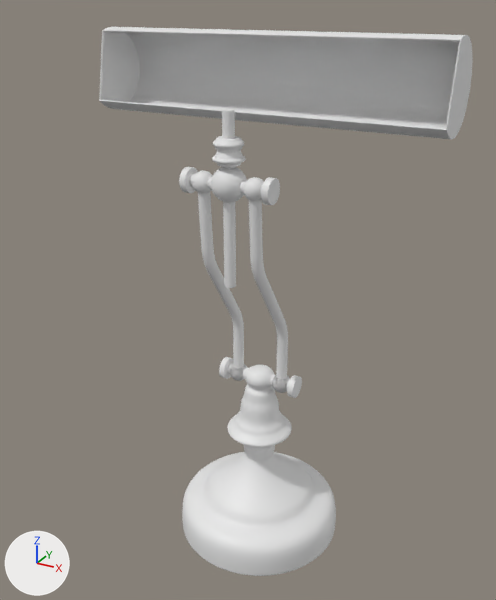
One commit to the Blender file assets/lamp.blend: the scene before it, then after it.
The view is the same before and after, from a 50 mm lens placed at (0.196, -0.373, 0.368), pointed at (-0.007, -0.004, 0.183). The axes (+X, +Y, +Z) are drawn at lower left. The lights are the same throughout.
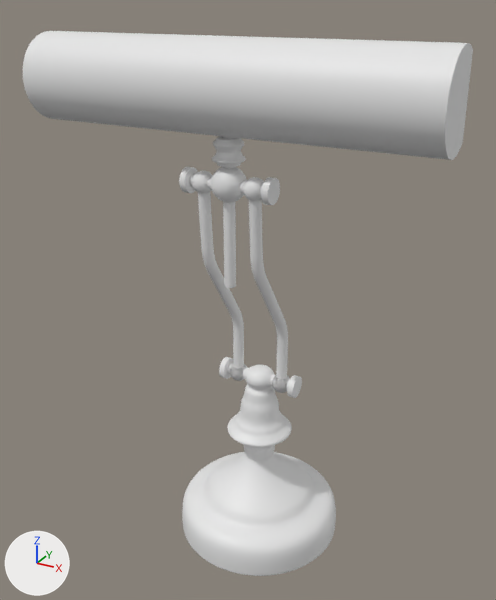
Location of each change, (x1, y1, x2, y2) in pixels of the pictures (496 x 600 px):
'Lamp head 3', added
    after: (23, 31, 473, 160)
'Cylinder.002', deleted
    before: (99, 27, 473, 139)

What changed in the scene script:
```text
Add me_cylinder_002_1:
    me_cylinder_002_1.from_pydata(...)  # 230 vertices, 187 faces; spans x -1.0..1.0, y -1.38..0.33, z 0.0..4.76
    me_cylinder_002_1.polygons.foreach_set('use_smooth', [True] * 187)
Remove ob_cylinder_002:
    ob_cylinder_002 = bpy.data.objects.new('Cylinder.002', me_cylinder_002)
    ob_cylinder_002.location = (0.0, 0.0224, 0.3253)
    ob_cylinder_002.rotation_euler = (0.0, 1.571, 0.0)  # degrees (0, 90, 0)
    ob_cylinder_002.scale = (0.0261, 0.0261, 0.0261)
    _m = ob_cylinder_002.modifiers.new('Mirror', 'MIRROR')
    _m.use_axis = (False, False, True)
    _m.use_clip = True
    _m = ob_cylinder_002.modifiers.new('Bevel', 'BEVEL')
    _m.width = 0.01
    _m.width_pct = 0.01
    _m.segments = 3
    _m.spread = 0.0
    _m = ob_cylinder_002.modifiers.new('Subsurf', 'SUBSURF')
    _m.levels = 2
Add ob_lamp_head_3:
    ob_lamp_head_3 = bpy.data.objects.new('Lamp head 3', me_cylinder_002_1)
    ob_lamp_head_3.location = (0.0001, -0.0572, 0.3195)
    ob_lamp_head_3.rotation_euler = (1.567, -1.837, 1.577)  # degrees (90, -105, 90)
    ob_lamp_head_3.scale = (0.0261, 0.0261, 0.0261)
    _m = ob_lamp_head_3.modifiers.new('Mirror', 'MIRROR')
    _m.use_axis = (False, False, True)
    _m.use_clip = True
    _m = ob_lamp_head_3.modifiers.new('Bevel', 'BEVEL')
    _m.width = 0.01
    _m.width_pct = 0.01
    _m.segments = 3
    _m.spread = 0.0
    _m = ob_lamp_head_3.modifiers.new('Subsurf', 'SUBSURF')
    _m.levels = 2
```
